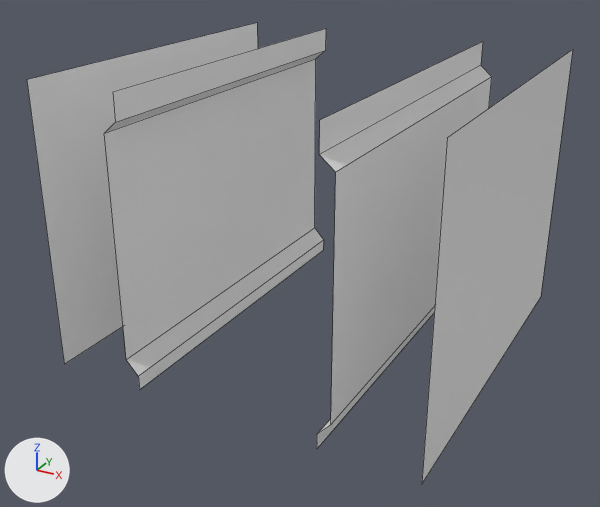
Renders of the FBX model Unity/Assets/Models/Facilities/Construction Pieces/Prefabricator UI/Exterior Walls/Exterior Wall Hall.fbx from each side of a commit.
One viewpoint serves both versions: a camera (50 mm lens) standing at (0.0382, -0.0744, 0.0459) and looking at (-0.0011, -0.003, 0.0102). Lighting does not change. The marker at lower left points along +X, +Y and +Z. Mesh edges are drawn as thin lines. Materials are left out; every surface is plain grey. Where no turn or scale is listed for an object, it has been applied to the vertices.

The older version as bpy lines, for what is in view:
```python
me_mesh = bpy.data.meshes.new('Mesh')
me_mesh.from_pydata(...)  # 32 vertices, 12 faces; spans x -0.02..0.02, y -0.02..0.02, z 0.0..0.03
me_mesh.materials.append(mat_lambert3)
# before: 0 (0.01, 0.02, 0.0016), 1 (0.0114, 0.02, 0.0031), 2 (0.01, 0.02, 0.03) at pixel (482, 41), 3 (0.01, 0.02, 0.0273) at pixel (480, 65), 4 (0.0114, 0.02, 0.0261) at pixel (491, 76)
# before: 5 (0.01, -0.02, 0.0016) at pixel (316, 434), 6 (0.0114, -0.02, 0.0031) at pixel (330, 424), 7 (0.01, -0.02, 0.0273) at pixel (319, 154), 8 (0.01, -0.02, 0.03) at pixel (319, 120), 9 (0.0114, -0.02, 0.0261) at pixel (335, 172)
# before: 10 (0.01, 0.02, 0.0), 11 (0.01, -0.02, 0.0) at pixel (316, 449), 16 (-0.01, -0.02, 0.0016) at pixel (138, 376), 17 (-0.0114, -0.02, 0.0031) at pixel (126, 359), 18 (-0.01, -0.02, 0.03) at pixel (112, 91)
# before: 19 (-0.01, -0.02, 0.0273) at pixel (115, 122), 20 (-0.0114, -0.02, 0.0261) at pixel (104, 133), 21 (-0.01, 0.02, 0.0016) at pixel (323, 239), 22 (-0.0114, 0.02, 0.0031) at pixel (314, 227), 23 (-0.01, 0.02, 0.0273) at pixel (325, 50)
# before: 24 (-0.01, 0.02, 0.03) at pixel (326, 28), 25 (-0.0114, 0.02, 0.0261) at pixel (315, 58), 26 (-0.01, -0.02, 0.0) at pixel (139, 389), 27 (-0.01, 0.02, 0.0) at pixel (323, 250)
ob_exterior_wall_hall = bpy.data.objects.new('Exterior_Wall_Hall', me_mesh)
ob_exterior_wall_hall.location = (0.0, 0.0, 0.0)
```
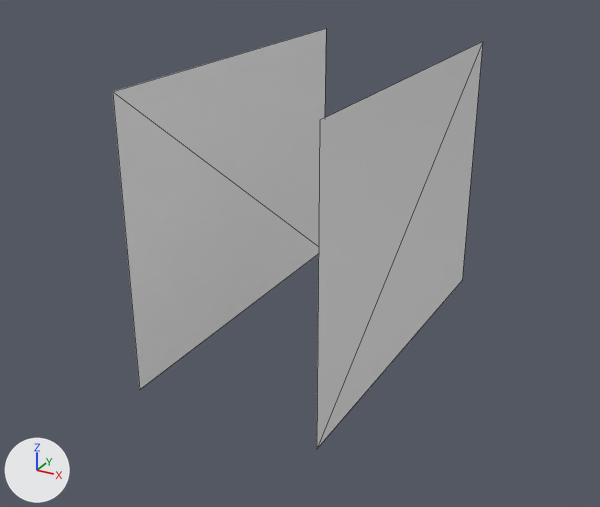
Location of each change, (x1, y1, x2, y2) in pixels of the pictures (600 x 507 px):
'Exterior_Wall_Hall', reshaped (32% narrower, 9% shorter)
    before: (27, 23, 573, 483)
    after: (113, 29, 483, 448)
part 1 of me_mesh, deleted
    before: (422, 49, 573, 483)
part 2 of me_mesh, deleted
    before: (27, 23, 258, 364)
part 3 of me_mesh, cut back
    before: (104, 29, 492, 448)
    after: (113, 29, 483, 448)

Edits to the bpy script that builds the scene:
```text
Change me_mesh:
    where me_mesh.from_pydata(...)  # 32 vertices, 12 faces; spans x -0.02..0.02, y -0.02..0.02, z 0.0..0.03
    used by ob_exterior_wall_hall; location = (0.0, 0.0, 0.0)
    verts and faces of me_mesh; kept vertices keep their numbers, new ones are numbered from 32
    me_mesh part 1: the loose piece of 4 vertices spanning x 0.02, y -0.02..0.02, z 0.0..0.03 is deleted
    me_mesh part 2: the loose piece of 4 vertices spanning x -0.02, y -0.02..0.02, z 0.0..0.03 is deleted
    me_mesh part 3
    add delete_vertices([0, 1, *range(3, 8), 9, 16, 17, *range(19, 24), 25])  # with the faces that use them
    add faces += [(2, 11, 8), (2, 10, 11), (18, 26, 27), (18, 27, 24)]
```
